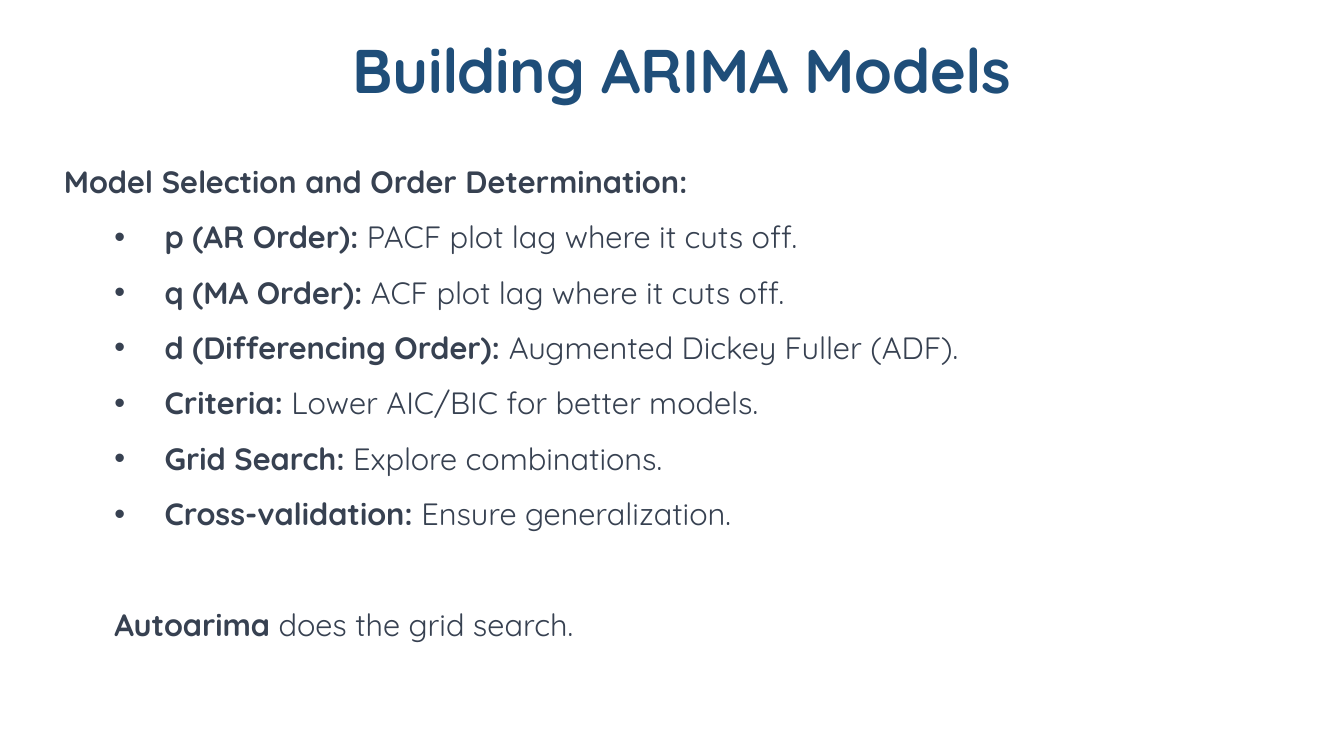
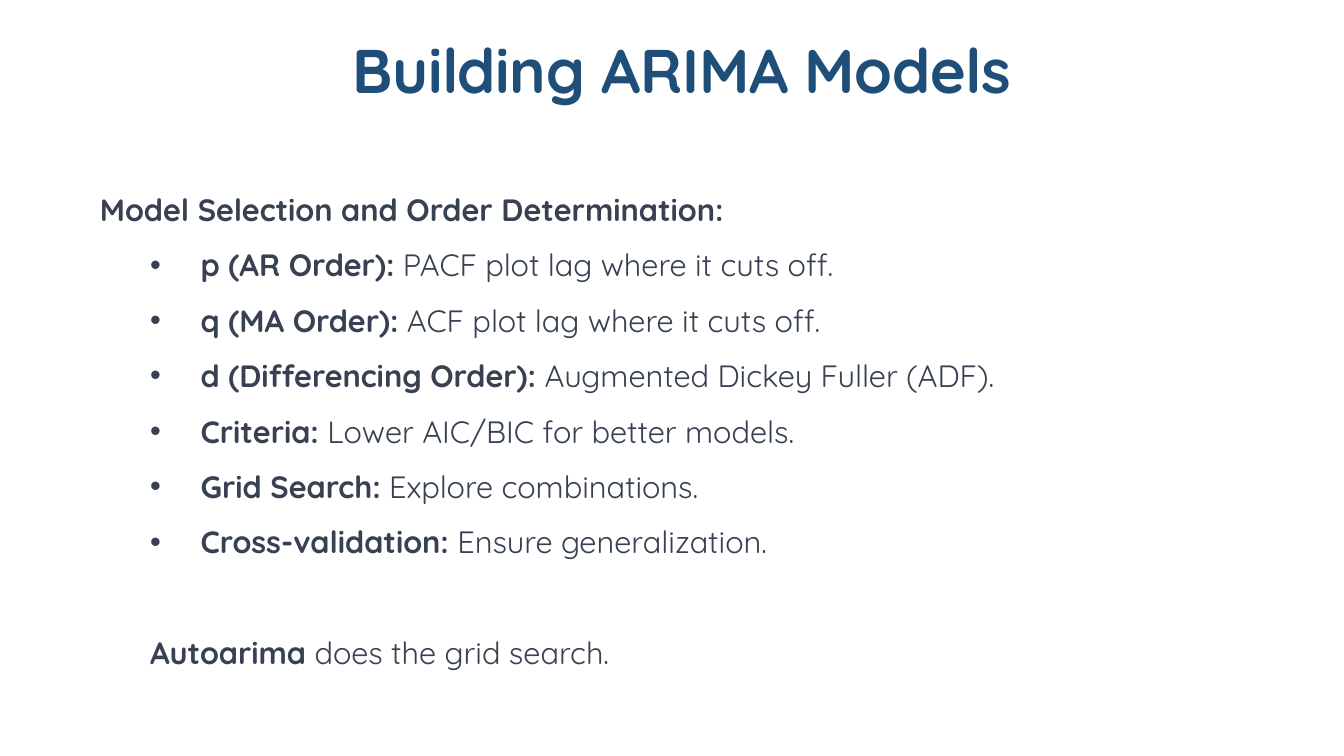
Before and after one commit to FS-G/AI_and_DataScince_Module, a slide deck: slide 20 of 8_timeseries_analysis_and_forecast/Timeseries and ARIMA.pptx. Drawn at 1344x756 pixels with LibreOffice and Linux fonts; fonts in the diff are those of the drawing. Boxes give left, top, right and bottom in pixels: in the first picture for what was removed or moved away, otherwise in the second. Text is boxed around its words. In the diff, an @@ line names an element or a change of style, - is before the commit and + after.

```diff
--- a/8_timeseries_analysis_and_forecast/Timeseries and ARIMA.pptx
+++ b/8_timeseries_analysis_and_forecast/Timeseries and ARIMA.pptx
@@ text "Model Selection and Order Determination:": place and size @@
-text "Model Selection and Order Determination:" at <box>64,170,958,642</box>
+text "Model Selection and Order Determination:" at <box>100,198,994,670</box>
```
Also in this commit, not shown: 2 other slides changed, 12 other files.
